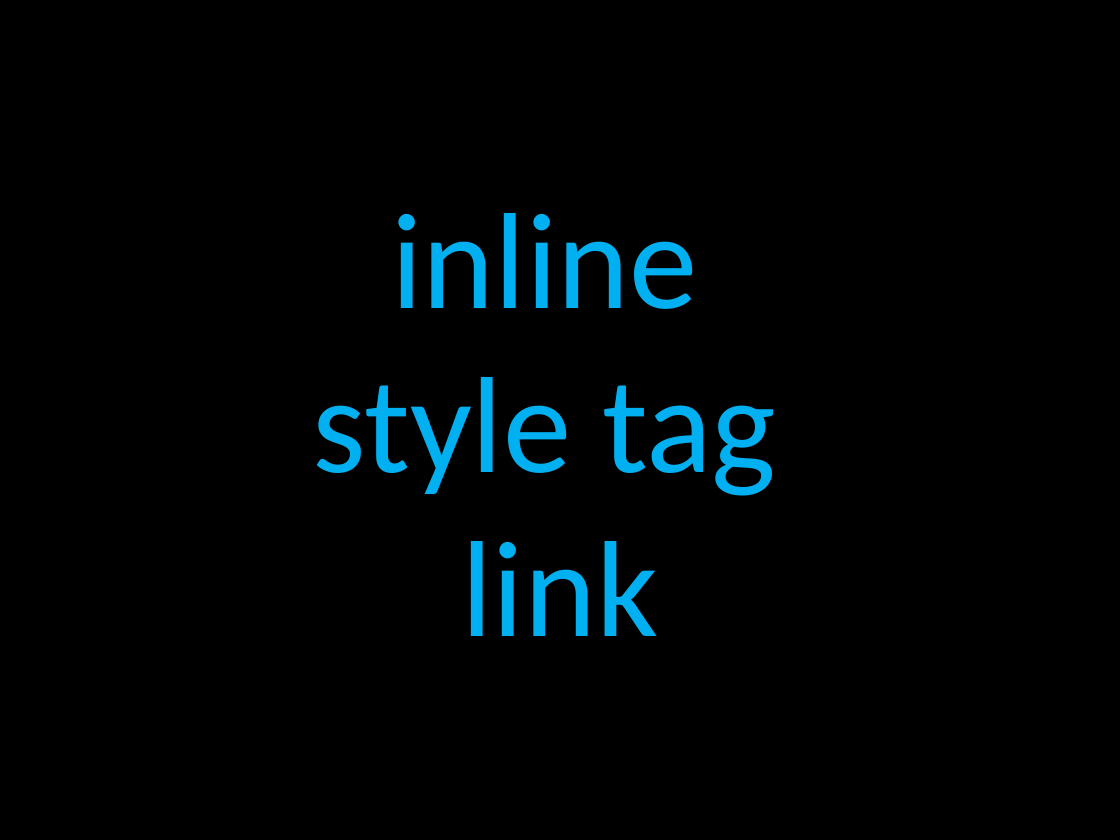
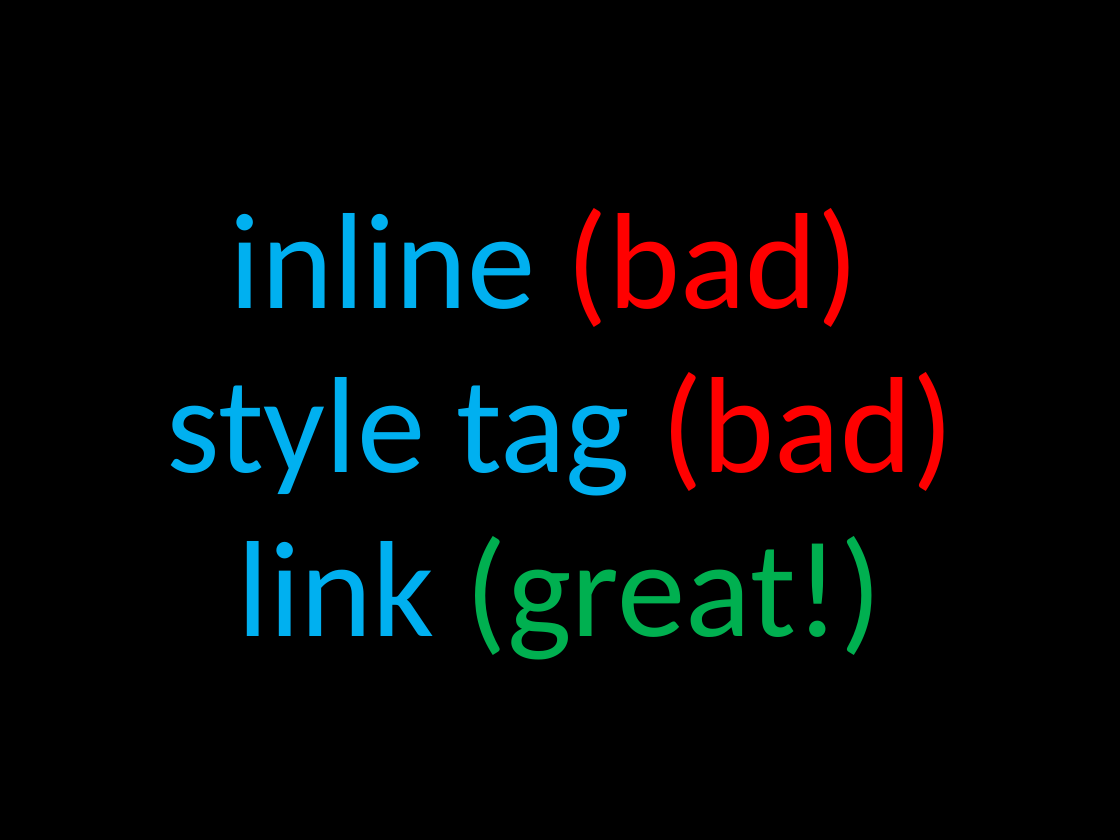
Before and after one commit to elloraCpe/courses, a slide deck: slide 13 of CPEE1/02. Week 2/00. Presentation/Week 2.pptx. Drawn at 1120x840 pixels with LibreOffice and Linux fonts; fonts in the diff are those of the drawing. Boxes give left, top, right and bottom in pixels: in the first picture for what was removed or moved away, otherwise in the second. Text is boxed around its words. In the diff, an @@ line names an element or a change of style, - is before the commit and + after.

```diff
--- a/CPEE1/02. Week 2/00. Presentation/Week 2.pptx
+++ b/CPEE1/02. Week 2/00. Presentation/Week 2.pptx
@@ text at (x1=166, y1=208, x2=953, y2=660): text changed @@
-inline
-style tag
-link
+inline (bad)
+style tag (bad)
+link (great!)
```
Also in this commit, not shown: 1 other slide changed, 5 slides added, 6 other files.
